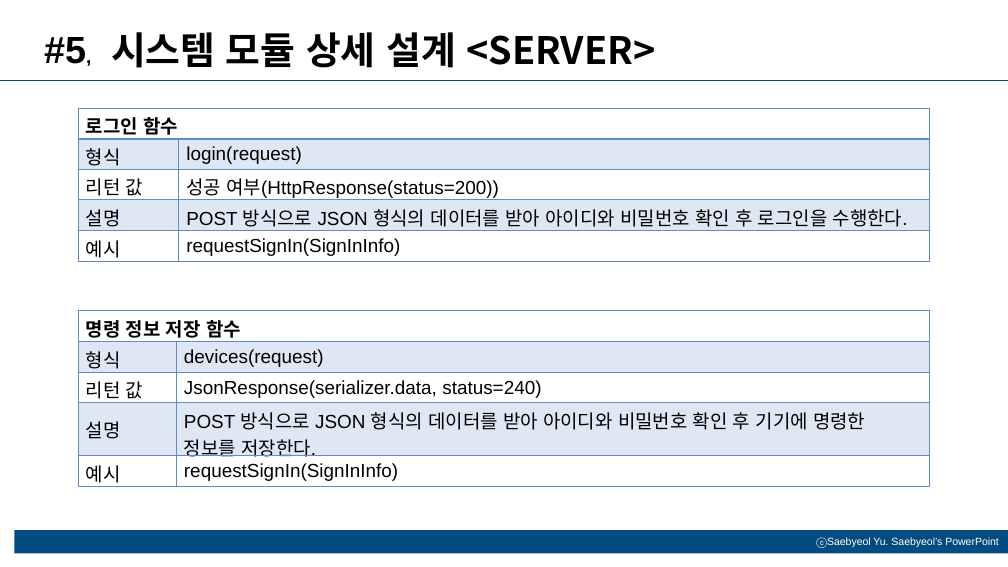
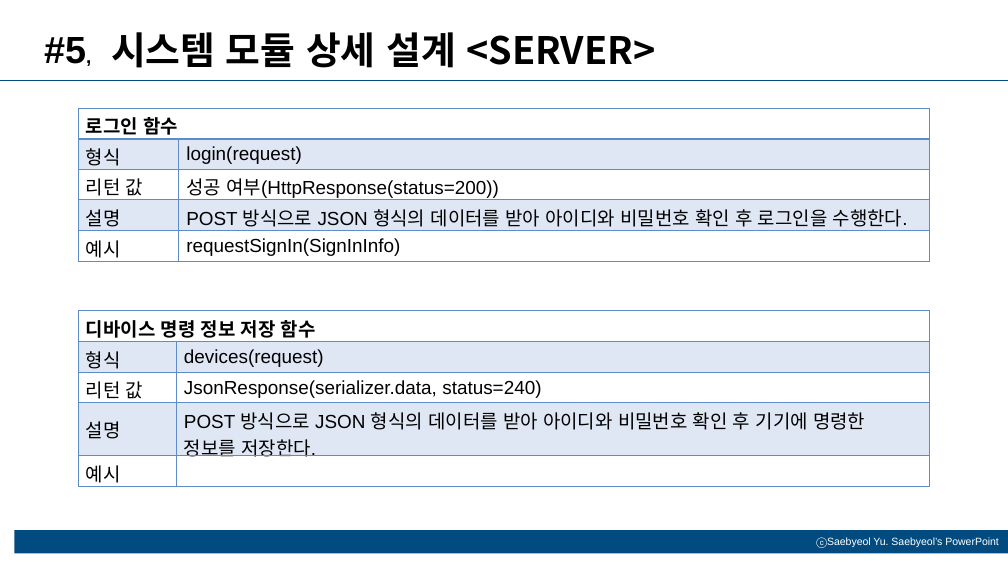
Before and after one commit to kpuce2022CD/Zinzara, a slide deck: slide 18 of document/Zinzara_종합설계_설계서(2차).pptx. Drawn at 1008x567 pixels with LibreOffice and Linux fonts; fonts in the diff are those of the drawing. Boxes give left, top, right and bottom in pixels: in the first picture for what was removed or moved away, otherwise in the second. Text is boxed around its words. In the diff, an @@ line names an element or a change of style, - is before the commit and + after.

```diff
--- a/document/Zinzara_종합설계_설계서(2차).pptx
+++ b/document/Zinzara_종합설계_설계서(2차).pptx
@@ table at (79, 311, 930, 491) @@
-row 1, column 1: 명령 정보 저장 함수
+row 1, column 1: 디바이스 명령 정보 저장 함수
-row 5, column 2: requestSignIn(SignInInfo)
+row 5, column 2: 
```
Also in this commit, not shown: 4 other slides changed.
